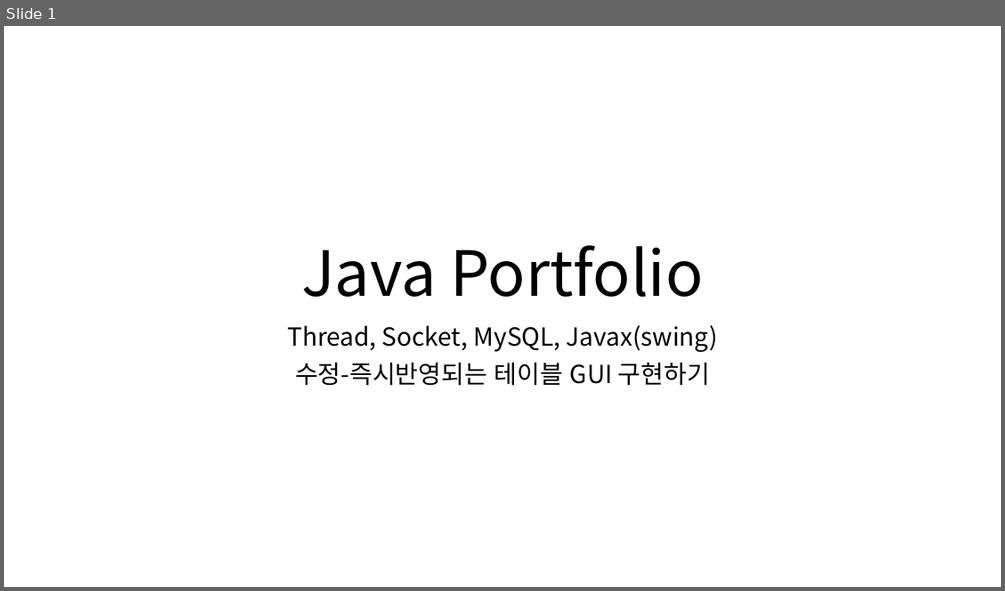
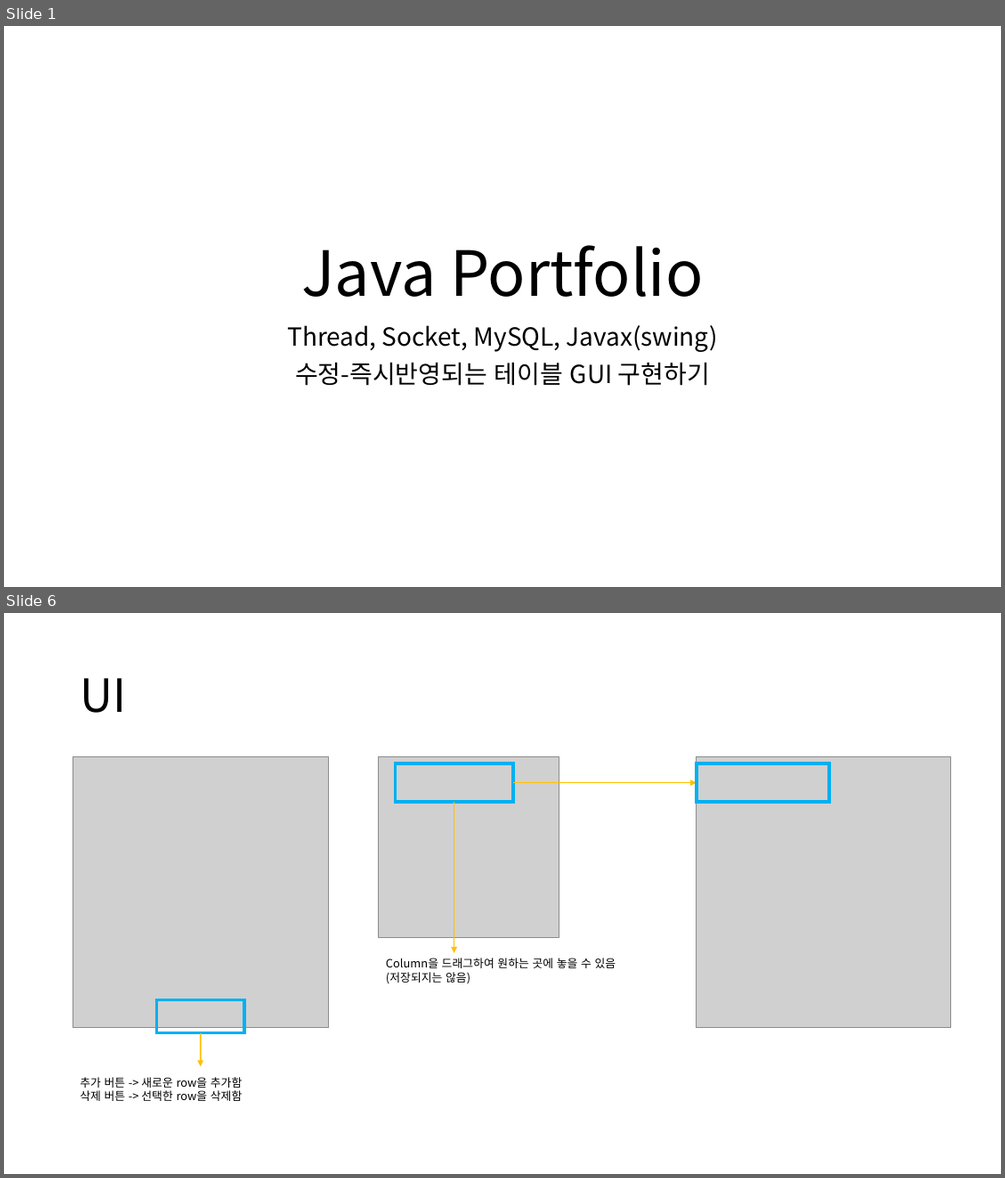
Before and after one commit to skyofsora/AutoSyncTableGUI, a slide deck: Java Portfolio.pptx. Shown one above the other, each under a label of ours: slide 1 before the commit, slides 1 and 6 after it; the slides between them are not shown. The pictures are 1005x591 and 1005x1178 pixels, drawn with LibreOffice and Linux fonts; fonts in the diff are those of the drawing; grey boxes stand for pictures. Boxes give left, top, right and bottom in pixels: in the first picture for what was removed or moved away, otherwise in the second. Text is boxed around its words. In the diff, an @@ line names an element or a change of style, - is before the commit and + after.

```diff
--- a/Java Portfolio.pptx
+++ b/Java Portfolio.pptx
@@ slide 6 added at box(4, 613, 1001, 1174), background #FFFFFF @@
@@ title added at box(80, 678, 126, 713), 44 pt, text #000000 @@
+UI
@@ picture added at box(73, 756, 329, 1028) @@
@@ picture added at box(378, 756, 558, 938) @@
@@ rectangle added at box(395, 763, 513, 803), outline #00B0F0 3 pt @@
@@ picture added at box(696, 756, 951, 1028) @@
@@ rectangle added at box(696, 763, 830, 803), outline #00B0F0 3 pt @@
@@ arrow added from (513, 783) to (696, 783), #FFC000 1.5 pt @@
@@ arrow added from (454, 803) to (454, 953), #FFC000 1.5 pt @@
@@ text added at box(386, 957, 616, 984), 11 pt, text #000000 @@
+Column을 드래그하여 원하는 곳에 놓을 수 있음(저장되지는 않음)
@@ rectangle added at box(156, 999, 245, 1032), outline #00B0F0 3 pt @@
@@ arrow added from (201, 1033) to (201, 1066), #FFC000 1.5 pt @@
@@ text added at box(80, 1077, 242, 1101), 11 pt, text #000000 @@
+추가 버튼 -> 새로운 row을 추가함
+삭제 버튼 -> 선택한 row을 삭제함
```
Also in this commit, not shown: 2 slides changed, 4 other slides added, 1 slide removed, 3 other files.
